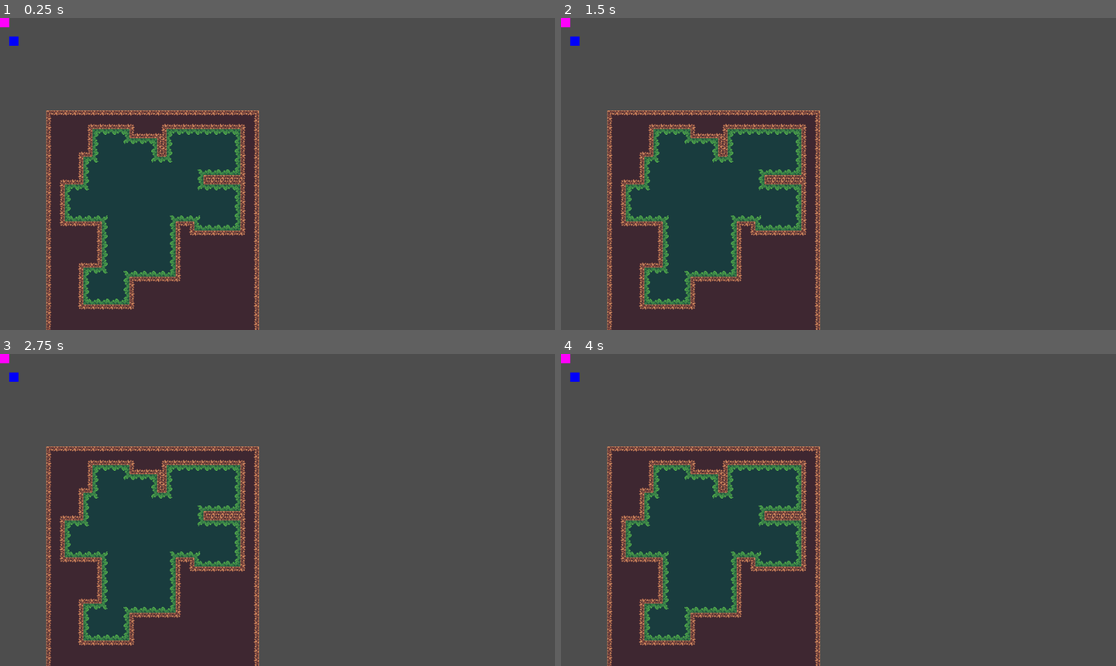
Above: before the commit, frames 1-4 (two rows, left to right).
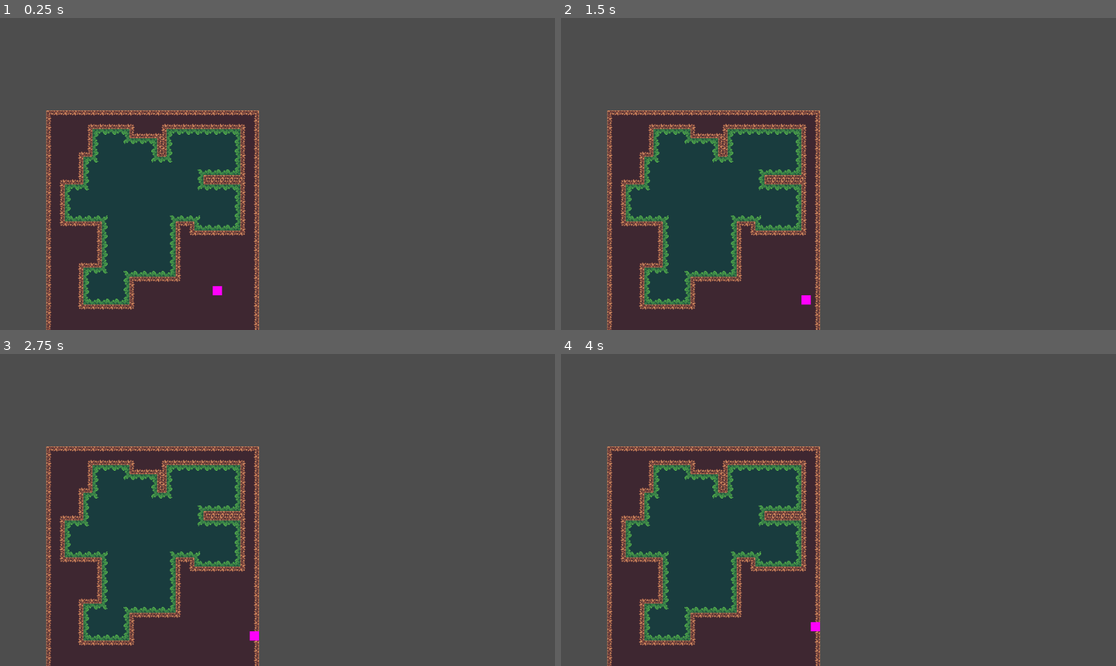
Above: after the commit, the same moments.

Repository: impstudio2024/Brackeys2024-2
Game: Godot game, scene res://Scenes/map.tscn
The game is run twice, just before and just after one commit, with the same random seed, the same clock (stepped at 60 frames per second) and the same inputs.
Inputs (mouse positions are in pixels of both pictures, inside the frame that each line leads up to):
- Up to frame 1 (0.25 s): no input
- Up to frame 2 (1.5 s): tap Enter at 0.5 s; move the mouse to (960, 158) at 0.52 s; hold D (move_right) 0.53-1.28 s; tap Space (space, bound only after the commit) at 0.6, 1.25, 1.35 s; click (960, 158) at 0.67 s; move the mouse to (727, 189) at 1.27 s; hold S (move_down) from 1.28 s (still down)
- Up to frame 3 (2.75 s): tap Enter at 2 s; move the mouse to (333, 441) at 2.02 s; release S (move_down) at 2.03 s; hold D (move_right) from 2.03 s (still down); tap Space (space, bound only after the commit) at 2.1 s
- Up to frame 4 (4 s): tap Space (space, bound only after the commit) at 2.75, 2.85, 3.6 s; move the mouse to (810, 572) at 2.77 s; release D (move_right) at 2.78 s; hold W (move_up) 2.78-3.53 s; click (810, 572) at 2.92 s; tap Enter at 3.5 s; move the mouse to (1005, 556) at 3.52 s; hold A (move_left) from 3.53 s (still down)

The runs differ from the first frame. In frame 1, 0.2% of the frame differs, in the area x 0-41%, y 0-89%; in frame 2, 0.2%, in the area x 0-46%, y 0-92%; in frame 3, 0.2%; in frame 4, 0.2%.

Commit message:
FIX:  remapped control names

Diff:
--- a/brackeys-2024-2/Scenes/map.tscn
+++ b/brackeys-2024-2/Scenes/map.tscn
@@ -705,5 +705,5 @@
 tile_set = SubResource("TileSet_vaibt")
 
 [node name="Entities" type="TileMapLayer" parent="."]
-tile_map_data = PackedByteArray("AAAAAAAAAgAAAAAAAwABAAIAAgAAAAAAAQA=")
+tile_map_data = PackedByteArray("AAAXAB0AAgAAAAAAAwA=")
 tile_set = SubResource("TileSet_vjqq2")
--- a/brackeys-2024-2/project.godot
+++ b/brackeys-2024-2/project.godot
@@ -54,6 +54,11 @@
 , Object(InputEventKey,"resource_local_to_scene":false,"resource_name":"","device":-1,"window_id":0,"alt_pressed":false …(186 unchanged characters)…
 ]
 }
+space={
+"deadzone": 0.5,
+"events": [Object(InputEventKey,"resource_local_to_scene":false,"resource_name":"","device":0,"window_id":0,"alt_pressed":false,"shift_pressed":false,"ctrl_pressed":false,"meta_pressed":false,"pressed":false,"keycode":0,"physical_keycode":32,"key_label":0,"unicode":0,"location":0,"echo":false,"script":null)
+]
+}
 
 [rendering]
 
--- a/brackeys-2024-2/scripts/characters.gd
+++ b/brackeys-2024-2/scripts/characters.gd
@@ -4,18 +4,18 @@
 var map_position: Vector2i
 
 func _ready() -> void:
-    add_to_group('character')
-    map_position = Global.entities.local_to_map(position)
+	add_to_group('character')
+	map_position = Global.entities.local_to_map(position)
 
 func move(relative_movement: Vector2i) -> Character:
-    if Global.entities.get_cell_source_id(map_position + relative_movement):
-        for character in get_tree().get_nodes_in_group('character'):
-            if not character.map_position == map_position + relative_movement: continue
-            return character as Character
+	if Global.entities.get_cell_source_id(map_position + relative_movement):
+		for character in get_tree().get_nodes_in_group('character'):
+			if not character.map_position == map_position + relative_movement: continue
+			return character as Character
 
 
-    # move the character
-    position = Global.entities.map_to_local(map_position + relative_movement)
-    # when moving the map position will also need to be updated
-    map_position = Global.entities.local_to_map(position)
-    return null
+	# move the character
+	position = Global.entities.map_to_local(map_position + relative_movement)
+	# when moving the map position will also need to be updated
+	map_position = Global.entities.local_to_map(position)
+	return null
--- a/brackeys-2024-2/scripts/map.gd
+++ b/brackeys-2024-2/scripts/map.gd
@@ -3,5 +3,5 @@
 
 # Called when the node enters the scene tree for the first time.
 func _ready() -> void:
-    Global.entities = $Entities
-    Global.map = $Map
+	Global.entities = $Entities
+	Global.map = $Map
--- a/brackeys-2024-2/scripts/player.gd
+++ b/brackeys-2024-2/scripts/player.gd
@@ -3,26 +3,26 @@
 var turn_active: bool = true
 
 func _process(_delta: float) -> void:
-    # placeholder
-    if Input.is_action_just_pressed("space"):
-        turn_active = true
+	# placeholder
+	if Input.is_action_just_pressed("space"):
+		turn_active = true
 
 
-    if not turn_active: return
+	if not turn_active: return
 
-    var movement: Vector2i
-    if Input.is_action_pressed("down"): movement.y = 1
-    elif Input.is_action_pressed('up'): movement.y = -1
+	var movement: Vector2i
+	if Input.is_action_pressed("move_down"): movement.y = 1
+	elif Input.is_action_pressed('move_up'): movement.y = -1
 
-    if Input.is_action_pressed("left"): movement.x = -1
-    elif Input.is_action_pressed('right'): movement.x = 1
+	if Input.is_action_pressed("move_left"): movement.x = -1
+	elif Input.is_action_pressed('move_right'): movement.x = 1
 
-    if Input.is_action_pressed('down') and Input.is_action_pressed('up'): movement.y = 0
-    if Input.is_action_pressed('left') and Input.is_action_pressed('right'): movement.x = 0
+	if Input.is_action_pressed('move_down') and Input.is_action_pressed('move_up'): movement.y = 0
+	if Input.is_action_pressed('move_left') and Input.is_action_pressed('move_right'): movement.x = 0
 
-    if movement.length_squared() > 1:
-        movement = Vector2i.ZERO
+	if movement.length_squared() > 1:
+		movement = Vector2i.ZERO
 
-    if movement != Vector2i.ZERO:
-        turn_active = false
-        print(move(movement))
+	if movement != Vector2i.ZERO:
+		turn_active = false
+		print(move(movement))
